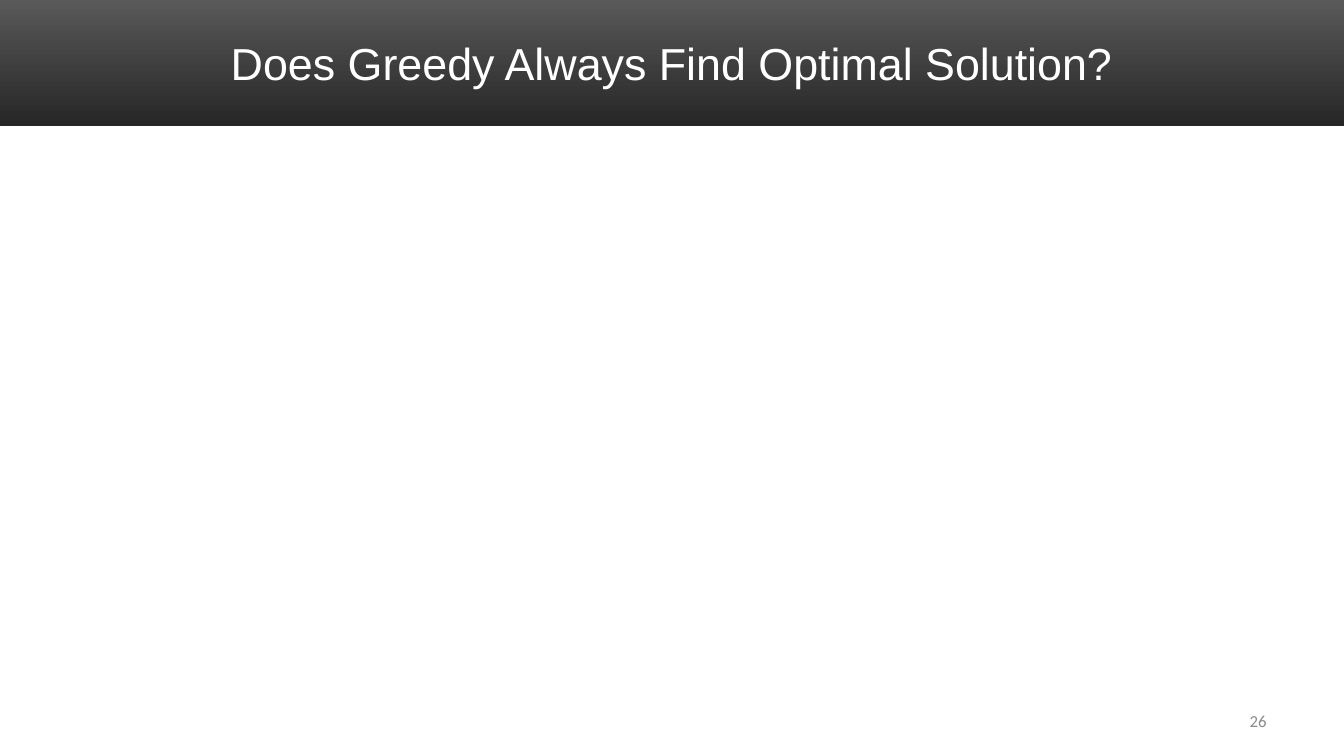
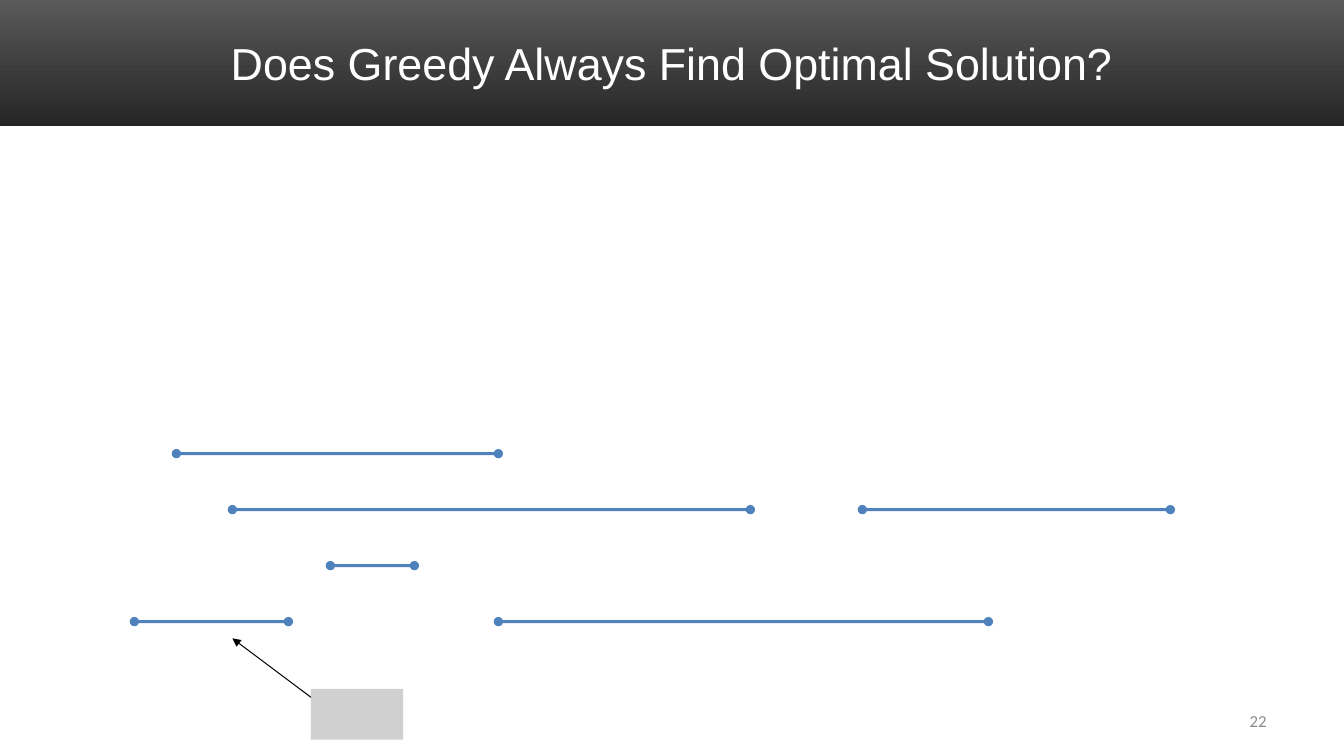
Before and after one commit to markfloryan/dsa2, a slide deck: slide 22 of slides/04-ActivitySelect.pptx (slide 26 before the commit). Drawn at 1344x756 pixels with LibreOffice and Linux fonts; fonts in the diff are those of the drawing; grey boxes stand for pictures. Boxes give left, top, right and bottom in pixels: in the first picture for what was removed or moved away, otherwise in the second. Text is boxed around its words. In the diff, an @@ line names an element or a change of style, - is before the commit and + after.

```diff
--- a/slides/04-ActivitySelect.pptx
+++ b/slides/04-ActivitySelect.pptx
@@ group added at <box>134,454,1171,622</box>: 6 double arrows @@
@@ arrow added from (334, 714) to (233, 638), #000000 0.75 pt @@
@@ picture added at <box>311,689,403,739</box> @@
@@ page number at <box>1250,716,1267,727</box>: text changed @@
-26
+22
```
Also in this commit, not shown: 5 other slides changed, 1 slide removed, 2 other files.
